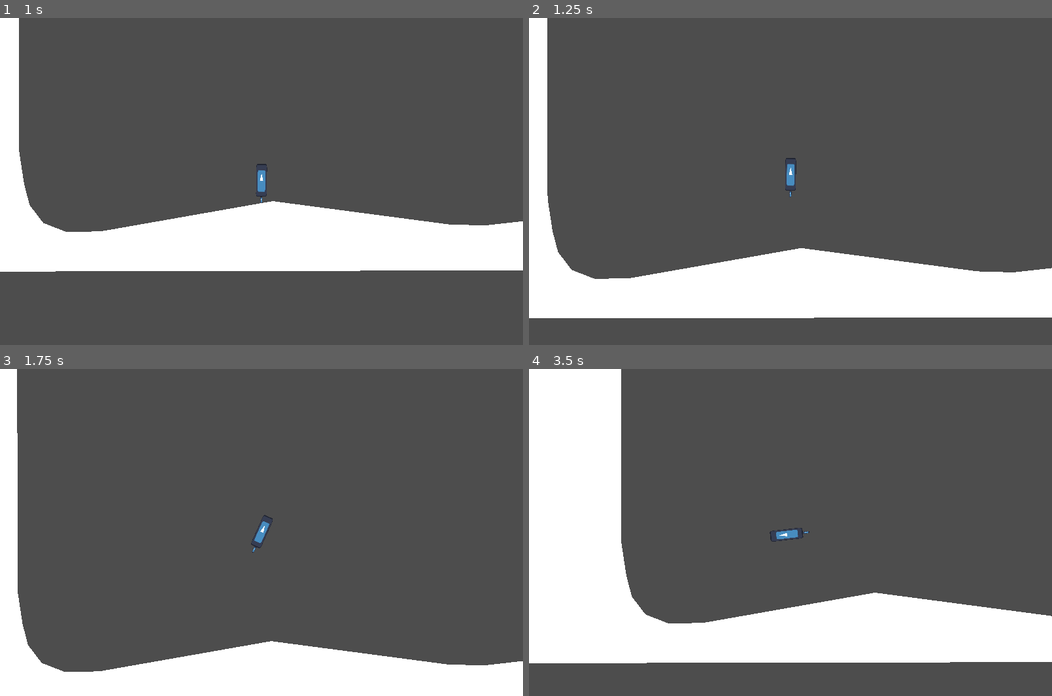
Above: before the commit, frames 1-4 (two rows, left to right).
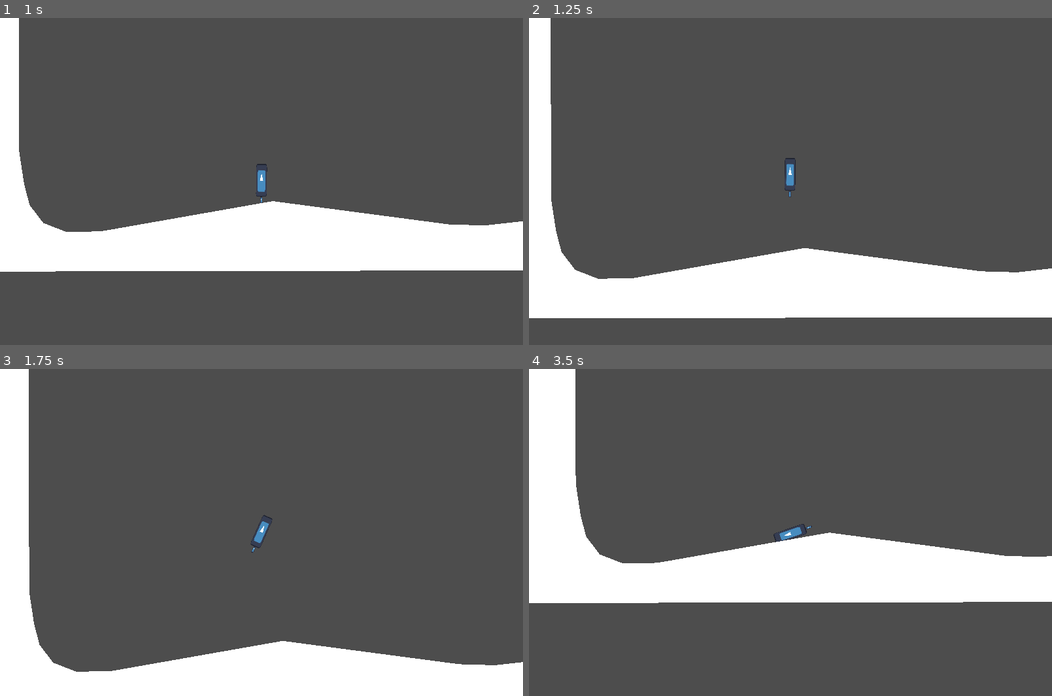
Above: after the commit, the same moments.

Repository: jarsnow/pogo_godot
Game: Godot game, scene res://scenes/main.tscn
The game is run twice, just before and just after one commit, with the same random seed, the same clock (stepped at 60 frames per second) and the same inputs. The engine's default icon, where the game draws it, is replaced by a stand-in: a white triangle on a blue panel in a dark square.
Inputs:
- Up to frame 1 (1 s): hold Space (jump) from 0.53 s (still down)
- Up to frame 2 (1.25 s): keep holding Space (jump)
- Up to frame 3 (1.75 s): release Space (jump) at 1.28 s; tap D (turn_clockwise) at 1.35 s; tap Space (jump) at 1.52, 1.55 s
- Up to frame 4 (3.5 s): tap Space (jump) at 1.82, 2.3, 2.85, 3.02, 3.32 s; hold A (turn_counterclockwise) 2.03-2.78 s

Frame 1 is identical in both runs. In frame 2, 0.7% of the frame differs, in the area x 3-100%, y 0-92%; in frame 3, 2.5%; in frame 4, 34%, in the area x 0-100%, y 0-90%.

Commit message:
added better physics for jumping off slopes

Diff:
--- a/scripts/player.gd
+++ b/scripts/player.gd
@@ -120,8 +120,19 @@
 	unground()
 
 	var jump_force = base_jump_power * jump_multiplier
+
+	# calculate the realistic resulting force vector of pushing off a sloped surface
+	# add the normalized vectors of local up and the ground's normal vector
+	# then apply the force in that direction
+
+	# represents how much more the player's local upwards direction should be
+	# taken into consideration over the ground normal vector
+	const player_jump_bias = 2
+	var jump_dir: Vector2 = player_jump_bias * local_up.normalized() + last_touched_ground_normal.normalized()
+	jump_dir = jump_dir.normalized()
+
 	# use impulse, as it is frame independent (should only be applied once)
-	apply_central_impulse(local_up * jump_force)
+	apply_central_impulse(jump_dir * jump_force)
 
 func _physics_process(delta):
 	handle_input(delta)
